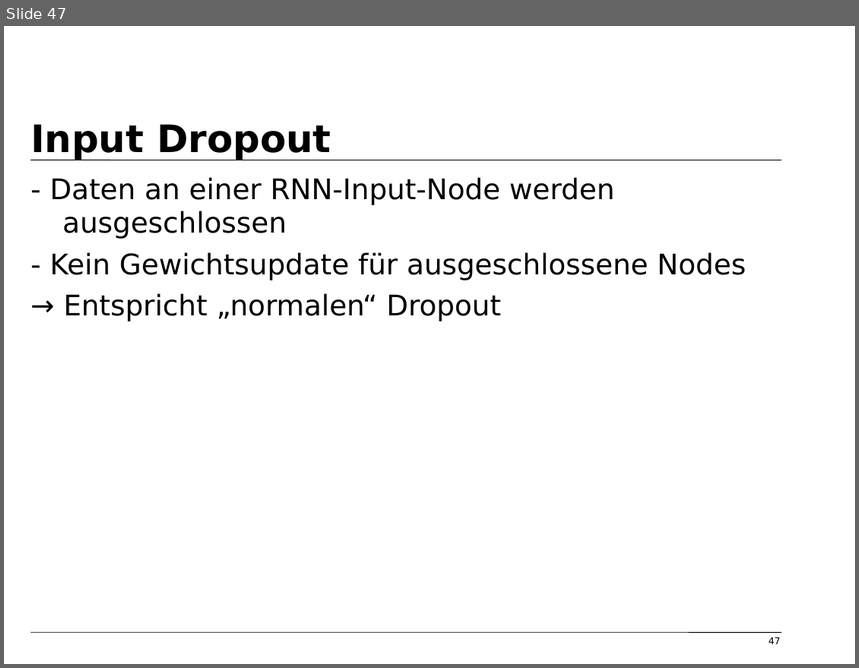
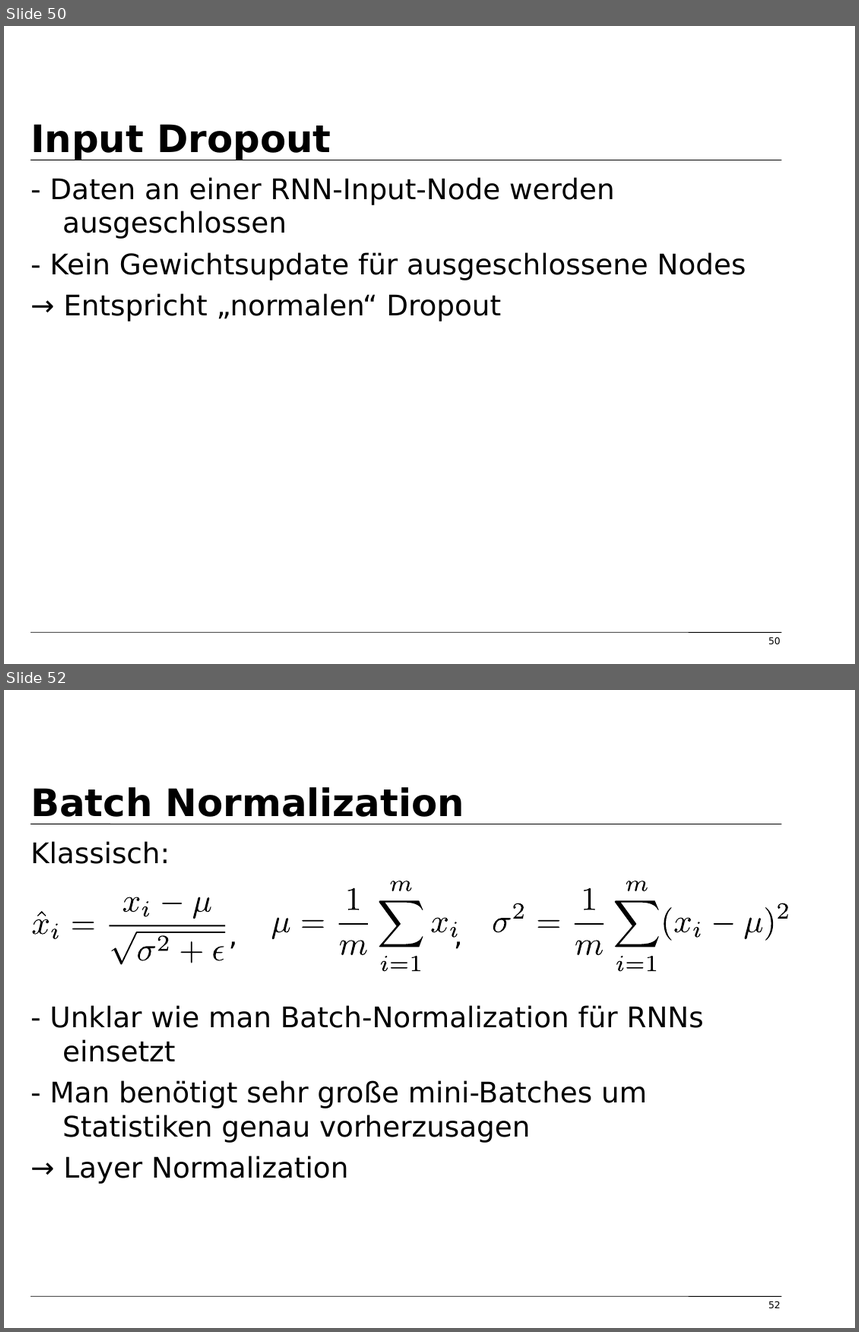
Before and after one commit to tfassbender/deep_learning_team_rnn, a slide deck: vorlesung/vorlesung_rnn_tobias_marvin.odp. Shown one above the other, each under a label of ours: slide 47 before the commit, slides 50 and 52 after it; the slides between them are not shown. The pictures are 859x668 and 859x1332 pixels, drawn with LibreOffice and Linux fonts; fonts in the diff are those of the drawing; background and template pictures are left out. Boxes give left, top, right and bottom in pixels: in the first picture for what was removed or moved away, otherwise in the second. Text is boxed around its words. In the diff, an @@ line names an element or a change of style, - is before the commit and + after.

```diff
--- a/vorlesung/vorlesung_rnn_tobias_marvin.odp
+++ b/vorlesung/vorlesung_rnn_tobias_marvin.odp
@@ slide 52 added at box(4, 690, 855, 1328), background #FFFFFF; not listed: 2 template elements that a slide beside it also shows @@
@@ title added at box(31, 787, 465, 825), 32 pt, text #000000, bold @@
+Batch Normalization
@@ text added at box(31, 841, 704, 1184), 24 pt, text #000000 @@
+Klassisch:
+, ,
+- Unklar wie man Batch-Normalization für RNNs einsetzt
+- Man benötigt sehr große mini-Batches um Statistiken genau vorherzusagen
+→ Layer Normalization
@@ group added at box(493, 881, 788, 971): 19 freeform shapes @@
@@ group added at box(272, 881, 457, 971): 13 freeform shapes @@
@@ group added at box(32, 897, 225, 965): 15 freeform shapes @@
@@ page number added at box(769, 1301, 781, 1309), 8 pt, text #000000 @@
+52
@@ what was slide 47 is now slide 50 @@
@@ page number at box(769, 637, 781, 645): text changed @@
-47
+50
```
Also in this commit, not shown: 7 slides changed, 5 other slides added, 1 slide removed, 3 other files.
